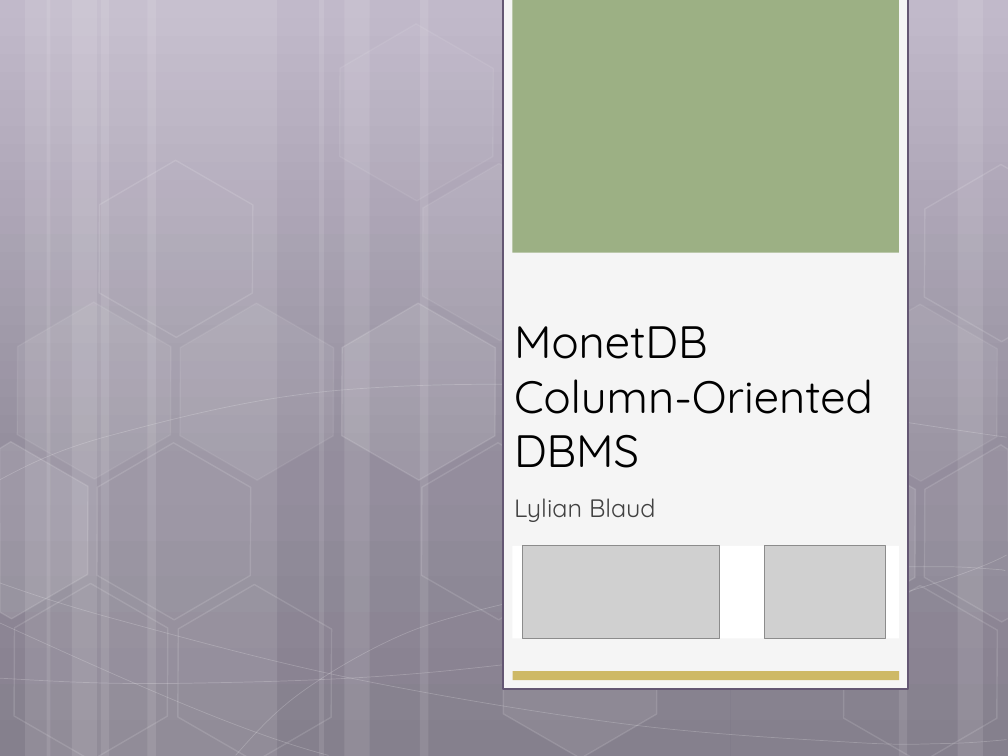
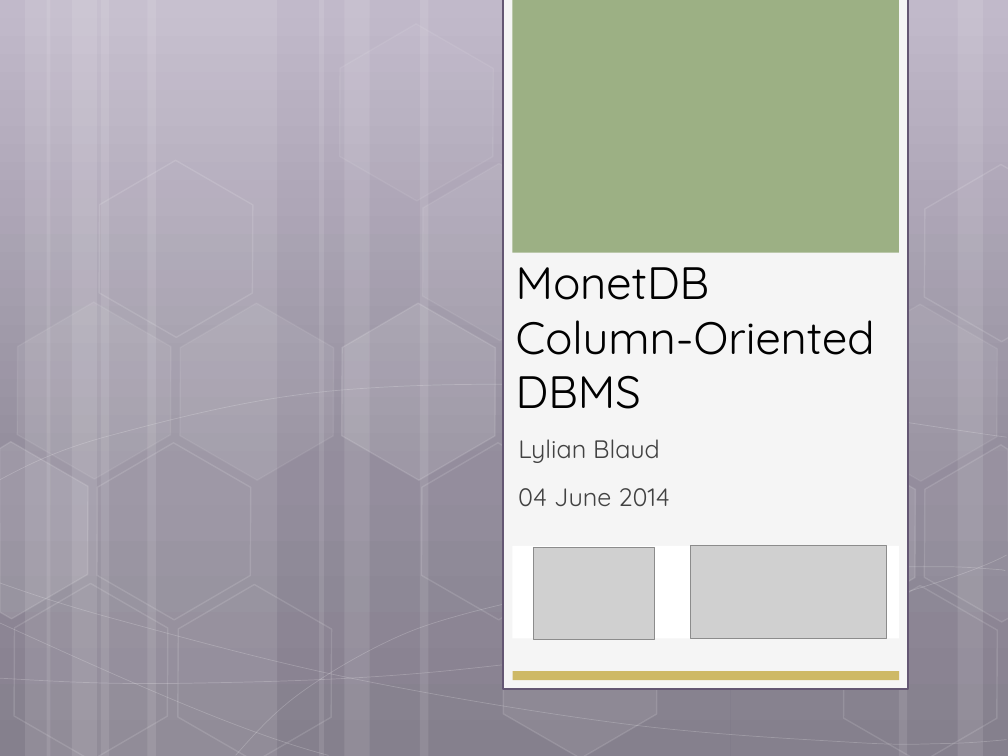
Before and after one commit to helpcat/bigdataworkshop2, a slide deck: slide 1 of slides/MonetDB workshop.pptx. Drawn at 1008x756 pixels with LibreOffice and Linux fonts; fonts in the diff are those of the drawing; grey boxes stand for pictures. Boxes give left, top, right and bottom in pixels: in the first picture for what was removed or moved away, otherwise in the second. Text is boxed around its words. In the diff, an @@ line names an element or a change of style, - is before the commit and + after.

```diff
--- a/slides/MonetDB workshop.pptx
+++ b/slides/MonetDB workshop.pptx
@@ title "MonetDB Column-Oriented DBMS" rewrapped from <box>514,326,873,468</box> to <box>516,252,875,409</box> @@
@@ subtitle "Lylian Blaud": place and size @@
-subtitle "Lylian Blaud" at <box>514,498,656,522</box>
+subtitle "Lylian Blaud" at <box>518,439,660,463</box>
@@ text added at <box>518,488,670,507</box>, 18 pt, text #424242 @@
+04 June 2014
@@ picture: place and size @@
-picture at <box>764,546,885,639</box>
+picture at <box>533,547,654,640</box>
@@ picture: place and size @@
-picture at <box>523,546,720,639</box>
+picture at <box>690,546,887,639</box>
```
Also in this commit, not shown: 22 other slides changed, 7 slides added, 1 slide removed.
